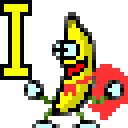
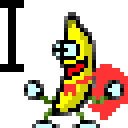
Layers edited between the first and the second w=128, h=128 image:
painted on "Transformation copy" over [0, 0, 32, 80]
